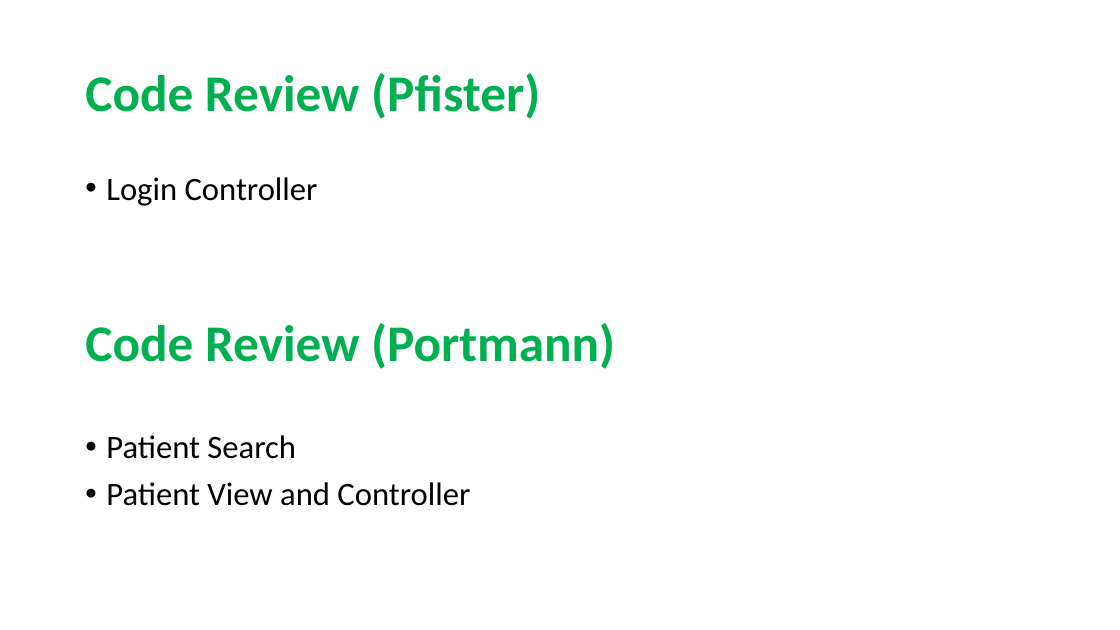
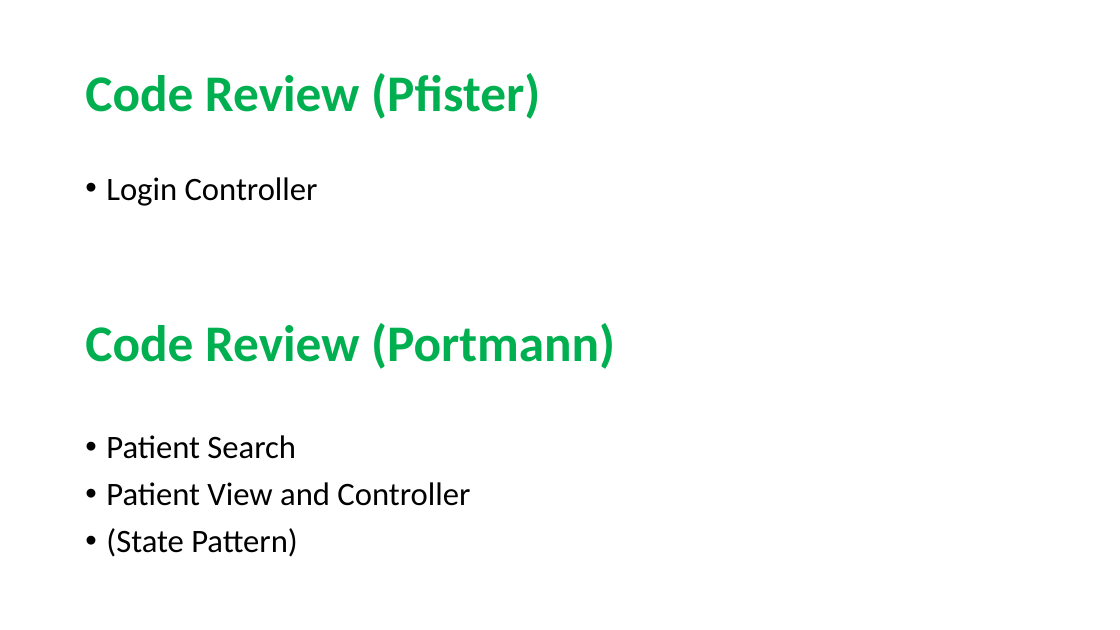
Before and after one commit to sarahmele/ch.bfh.btx8081.w2015.green, a slide deck: slide 5 of doc/task14/Task14.pptx. Drawn at 1120x630 pixels with LibreOffice and Linux fonts; fonts in the diff are those of the drawing. Boxes give left, top, right and bottom in pixels: in the first picture for what was removed or moved away, otherwise in the second. Text is boxed around its words. In the diff, an @@ line names an element or a change of style, - is before the commit and + after.

```diff
--- a/doc/task14/Task14.pptx
+++ b/doc/task14/Task14.pptx
@@ text at (106, 528, 297, 557): paragraph added @@
+• (State Pattern)
```
Also in this commit, not shown: 3 other slides changed.
